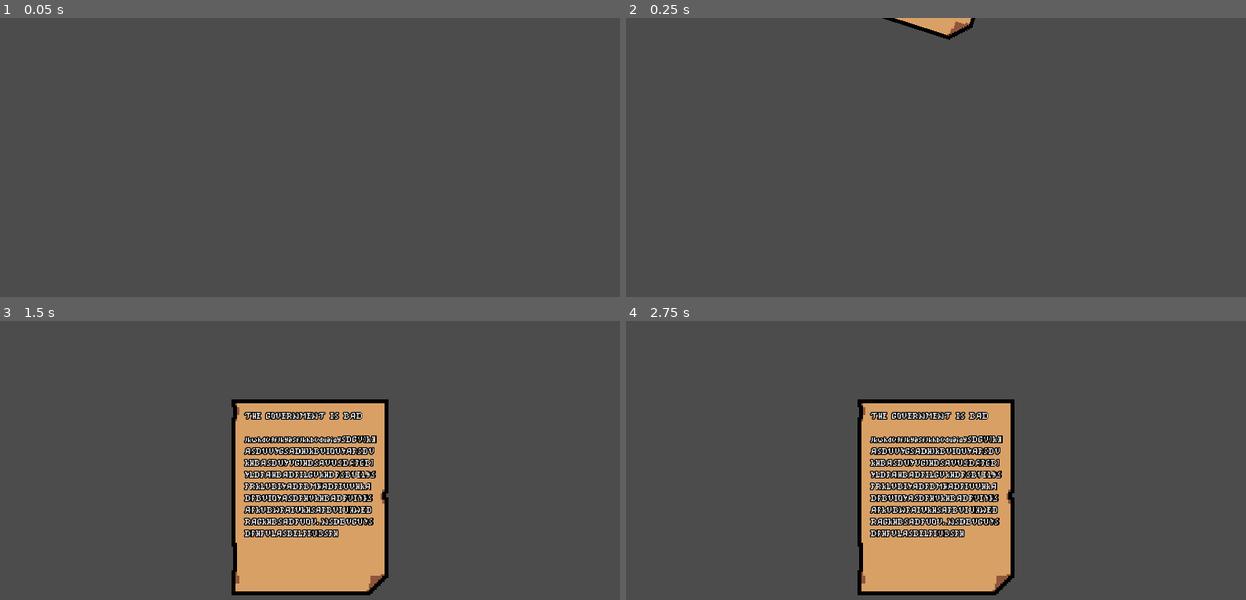
Above: before the commit, frames 1-4 (two rows, left to right).
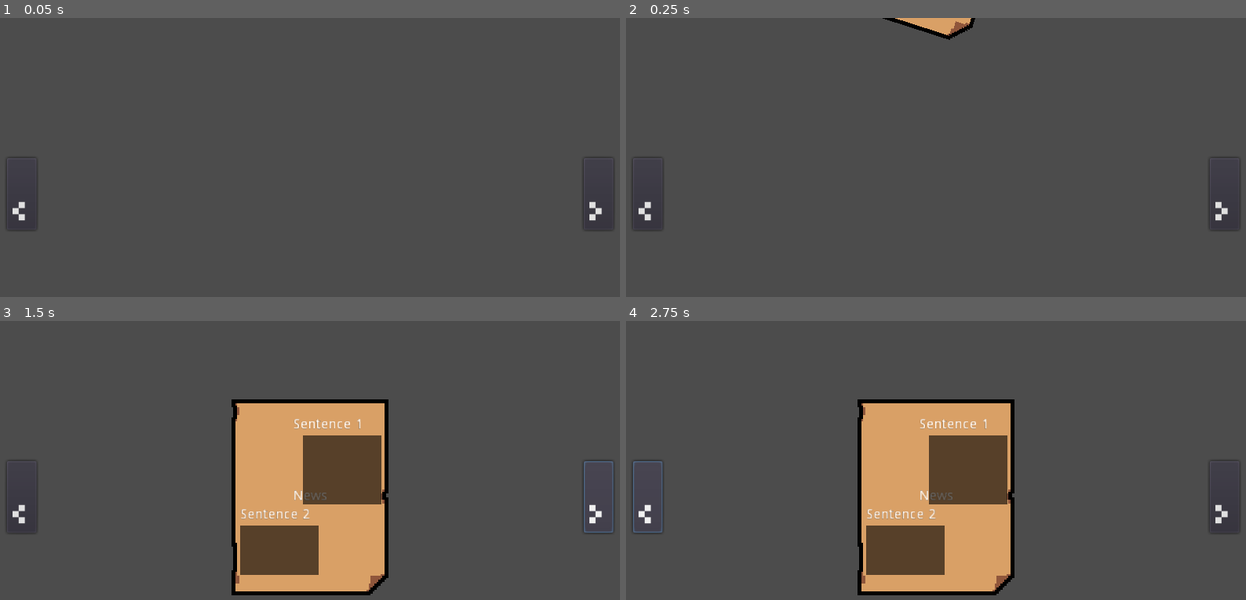
Above: after the commit, the same moments.

Repository: VirusAurantico/ld50
Game: Godot game, scene res://scenes/Main.tscn
The game is run twice, just before and just after one commit, with the same random seed, the same clock (stepped at 60 frames per second) and the same inputs.
Inputs (mouse positions are in pixels of both pictures, inside the frame that each line leads up to):
- Up to frame 1 (0.05 s): no input
- Up to frame 2 (0.25 s): no input
- Up to frame 3 (1.5 s): click (24, 496) at 0.5 s, where only the run after the commit has a clickable "<"; click (601, 496) at 1.25 s, where only the run after the commit has a clickable ">"
- Up to frame 4 (2.75 s): click (650, 496) at 2 s, where only the run after the commit has a clickable "<"

The runs differ from the first frame. In frame 1, 0.3% of the frame differs, in the area x 1-99%, y 50-77%; in frame 2, 0.3%; in frame 3, 8.9%; in frame 4, 8.9%, in the area x 1-99%, y 32-92%.

Commit message:
Alteração Paper e Main

Diff:
--- a/scenes/Main.tscn
+++ b/scenes/Main.tscn
@@ -1,7 +1,50 @@
-[gd_scene load_steps=2 format=2]
+[gd_scene load_steps=5 format=2]
 
 [ext_resource path="res://scenes/Paper.tscn" type="PackedScene" id=1]
+[ext_resource path="res://MinimalPixelFont.ttf" type="DynamicFontData" id=2]
+[ext_resource path="res://scripts/Main.gd" type="Script" id=3]
+
+[sub_resource type="DynamicFont" id=1]
+size = 100
+font_data = ExtResource( 2 )
 
 [node name="Main" type="Node2D"]
+script = ExtResource( 3 )
 
 [node name="Paper" parent="." instance=ExtResource( 1 )]
+
+[node name="Buttons" type="Node2D" parent="."]
+
+[node name="CanvasLayer" type="CanvasLayer" parent="Buttons"]
+
+[node name="CenterContainer" type="CenterContainer" parent="Buttons/CanvasLayer"]
+anchor_right = 1.0
+anchor_bottom = 1.0
+
+[node name="HBoxContainer" type="HBoxContainer" parent="Buttons/CanvasLayer/CenterContainer"]
+margin_left = 10.0
+margin_top = 143.0
+margin_right = 630.0
+margin_bottom = 216.0
+
+[node name="Left" type="Button" parent="Buttons/CanvasLayer/CenterContainer/HBoxContainer"]
+margin_right = 31.0
+margin_bottom = 73.0
+custom_fonts/font = SubResource( 1 )
+text = "<"
+
+[node name="Control" type="Control" parent="Buttons/CanvasLayer/CenterContainer/HBoxContainer"]
+margin_left = 35.0
+margin_right = 585.0
+margin_bottom = 73.0
+rect_min_size = Vector2( 550, 0 )
+
+[node name="Right" type="Button" parent="Buttons/CanvasLayer/CenterContainer/HBoxContainer"]
+margin_left = 589.0
+margin_right = 620.0
+margin_bottom = 73.0
+custom_fonts/font = SubResource( 1 )
+text = ">"
+
+[connection signal="pressed" from="Buttons/CanvasLayer/CenterContainer/HBoxContainer/Left" to="." method="_on_Left_pressed"]
+[connection signal="pressed" from="Buttons/CanvasLayer/CenterContainer/HBoxContainer/Right" to="." method="_on_Right_pressed"]
--- a/scenes/Paper.tscn
+++ b/scenes/Paper.tscn
@@ -1,7 +1,6 @@
-[gd_scene load_steps=7 format=2]
+[gd_scene load_steps=4 format=2]
 
 [ext_resource path="res://sprites/paper.png" type="Texture" id=1]
-[ext_resource path="res://MinimalPixelFont.ttf" type="DynamicFontData" id=2]
 
 [sub_resource type="Animation" id=3]
 length = 0.001
@@ -100,14 +99,6 @@
 "times": PoolRealArray( 0, 0.7 )
 }
 
-[sub_resource type="DynamicFont" id=1]
-outline_size = 1
-outline_color = Color( 0, 0, 0, 1 )
-font_data = ExtResource( 2 )
-
-[sub_resource type="Theme" id=2]
-default_font = SubResource( 1 )
-
 [node name="Paper" type="Node2D"]
 
 [node name="Animator" type="AnimationPlayer" parent="."]
@@ -120,13 +111,71 @@
 [node name="Sprite" type="Sprite" parent="Props"]
 texture = ExtResource( 1 )
 
-[node name="Text" type="RichTextLabel" parent="Props/Sprite"]
-margin_left = -66.0
-margin_top = -90.0
-margin_right = 68.0
-margin_bottom = 90.0
-rect_clip_content = false
-theme = SubResource( 2 )
-text = "THE GOVERNMENT IS BAD
+[node name="CenterContainer" type="CenterContainer" parent="Props/Sprite"]
+margin_left = -71.0
+margin_top = -100.0
+margin_right = 73.0
+margin_bottom = 98.0
 
-jkwhdvgfjkyasfjkhbvduaioySDGVJKHASDUVYGSADHJKBVIOUYAFSDVKHBASDUYVGJHDSAVUSDAFGBJYLDFAHBADFILGVKHDFSBVILYSFRKLVBIYADFBMHADFIUVHKADFBVIOYASDFHVKHBADFVIYHSAFKVBWFAIVKHSAFBVIUHWEDRAGKHBSADFUOV,.NSDBVGUYSDFHFVLASBELFIUBSFH"
+[node name="Tittle" type="Label" parent="Props/Sprite/CenterContainer"]
+anchor_top = -0.439394
+anchor_bottom = -0.439394
+margin_left = 54.0
+margin_top = 92.0
+margin_right = 89.0
+margin_bottom = 106.0
+text = "News"
+
+[node name="VBoxContainer" type="VBoxContainer" parent="Props/Sprite/CenterContainer"]
+margin_top = 19.0
+margin_right = 144.0
+margin_bottom = 179.0
+
+[node name="HboxSentence1" type="HBoxContainer" parent="Props/Sprite/CenterContainer/VBoxContainer"]
+margin_right = 144.0
+margin_bottom = 14.0
+
+[node name="Control" type="Control" parent="Props/Sprite/CenterContainer/VBoxContainer/HboxSentence1"]
+margin_right = 50.0
+margin_bottom = 14.0
+rect_min_size = Vector2( 50, 0 )
+
+[node name="Sentence 1" type="Label" parent="Props/Sprite/CenterContainer/VBoxContainer/HboxSentence1"]
+margin_left = 54.0
+margin_right = 125.0
+margin_bottom = 14.0
+text = "Sentence 1"
+
+[node name="HBoxContainer2" type="HBoxContainer" parent="Props/Sprite/CenterContainer/VBoxContainer"]
+margin_top = 18.0
+margin_right = 144.0
+margin_bottom = 88.0
+
+[node name="Control2" type="Control" parent="Props/Sprite/CenterContainer/VBoxContainer/HBoxContainer2"]
+margin_right = 60.0
+margin_bottom = 70.0
+rect_min_size = Vector2( 60, 30 )
+
+[node name="ColorRect" type="ColorRect" parent="Props/Sprite/CenterContainer/VBoxContainer/HBoxContainer2"]
+margin_left = 64.0
+margin_right = 144.0
+margin_bottom = 70.0
+rect_min_size = Vector2( 80, 70 )
+color = Color( 0, 0, 0, 0.6 )
+
+[node name="Sentence 2" type="Label" parent="Props/Sprite/CenterContainer/VBoxContainer"]
+margin_top = 92.0
+margin_right = 144.0
+margin_bottom = 106.0
+text = "Sentence 2"
+
+[node name="HBoxContainer" type="HBoxContainer" parent="Props/Sprite/CenterContainer/VBoxContainer"]
+margin_top = 110.0
+margin_right = 144.0
+margin_bottom = 160.0
+
+[node name="ColorRect2" type="ColorRect" parent="Props/Sprite/CenterContainer/VBoxContainer/HBoxContainer"]
+margin_right = 80.0
+margin_bottom = 50.0
+rect_min_size = Vector2( 80, 50 )
+color = Color( 0, 0, 0, 0.6 )
--- /dev/null
+++ b/scripts/Main.gd
@@ -0,0 +1,12 @@
+extends Node2D
+
+func _ready():
+	pass # Replace with function body.
+
+
+func _on_Left_pressed():
+	print('Left')
+
+
+func _on_Right_pressed():
+	print('Right')
